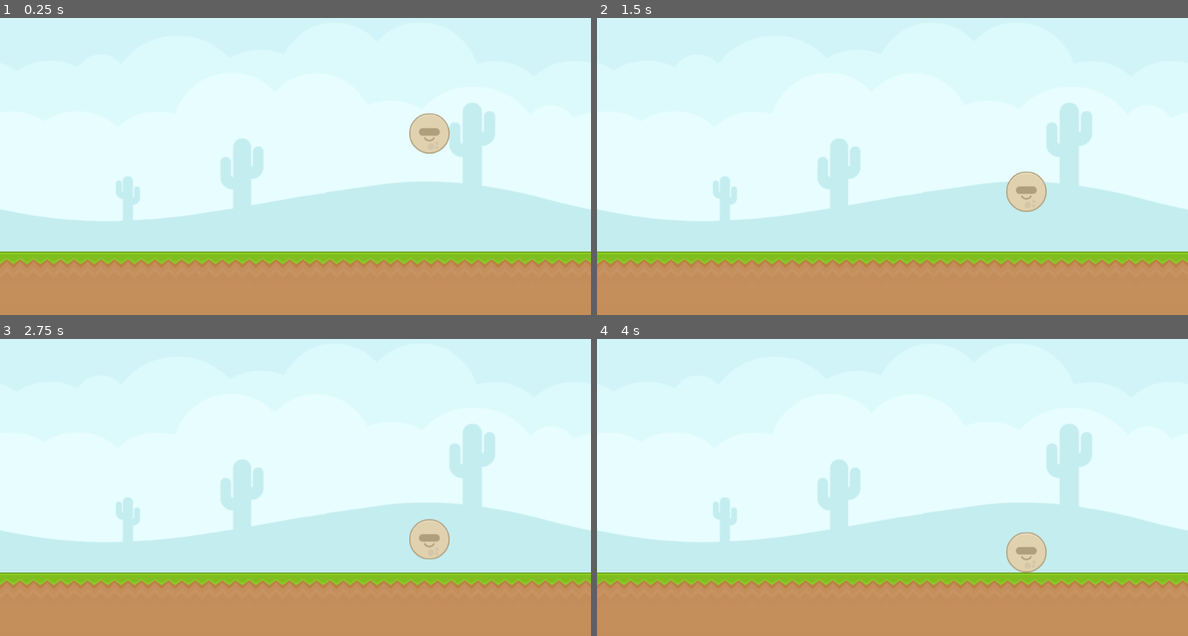
Above: before the commit, frames 1-4 (two rows, left to right).
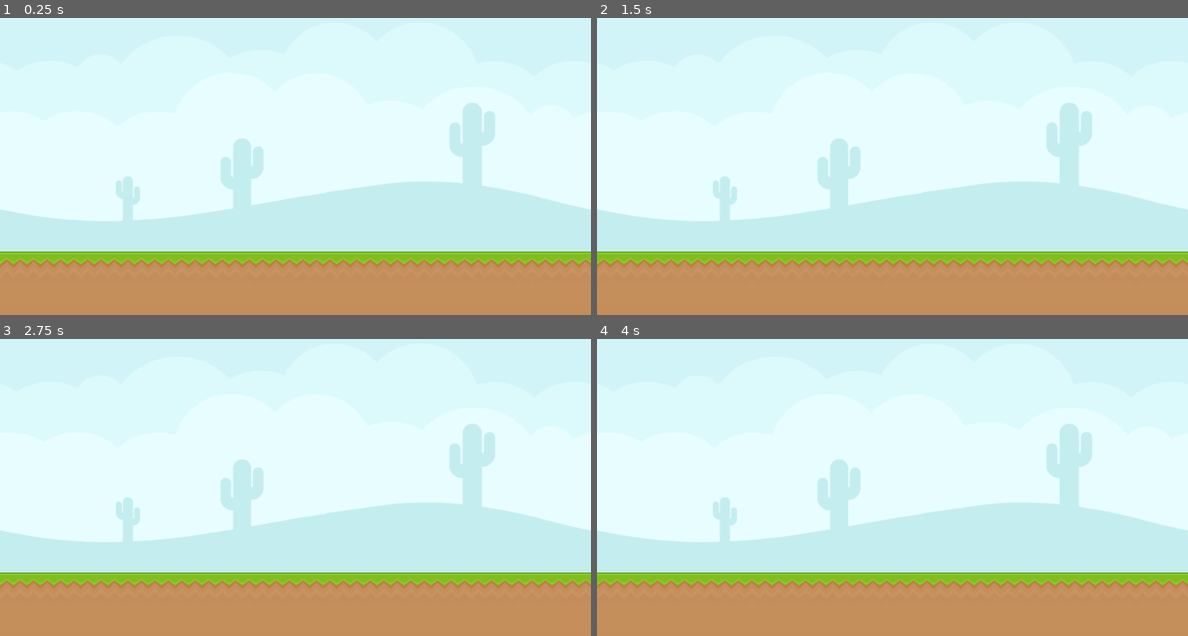
Above: after the commit, the same moments.

Repository: kleimaj/slingshot
Game: Godot game, scene res://Scenes/Level.tscn
Same seed, same stepped clock (60 frames per second), same inputs: the game is played once before the commit and once after it.
Inputs (mouse positions are in pixels of both pictures, inside the frame that each line leads up to):
- Up to frame 1 (0.25 s): no input
- Up to frame 2 (1.5 s): move the mouse to (1022, 124) at 0.52 s; click (1022, 124) at 0.67 s; drag from (774, 160) to (862, 211) at 1.27 s
- Up to frame 3 (2.75 s): move the mouse to (354, 386) at 2.02 s; click (354, 386) at 2.17 s
- Up to frame 4 (4 s): tap Enter at 2.75 s; drag from (862, 532) to (715, 410) at 2.77 s; move the mouse to (1069, 514) at 3.52 s; click (1069, 514) at 3.67 s

The runs differ from the first frame. In frame 1, 0.8% of the frame differs, in the area x 69-77%, y 32-46%; in frame 2, 0.8%; in frame 3, 0.8%; in frame 4, 0.8%.

Commit message:
refactors Slingshot and protoype

Diff:
--- /dev/null
+++ b/Objects/Slingshot.tscn
@@ -0,0 +1,7 @@
+[gd_scene load_steps=2 format=2]
+
+[ext_resource path="res://GFX/slingshot.png" type="Texture" id=1]
+
+[node name="Slingshot" type="Sprite"]
+texture = ExtResource( 1 )
+centered = false
--- a/Scenes/Level.tscn
+++ b/Scenes/Level.tscn
@@ -76,17 +76,26 @@
 
 [node name="Level" type="Node"]
 
-[node name="Background" type="Sprite" parent="."]
+[node name="Enemy" parent="." instance=ExtResource( 5 )]
+position = Vector2( 744, 282 )
+
+[node name="Environment" type="Node2D" parent="."]
+__meta__ = {
+"_edit_group_": true,
+"_edit_lock_": true
+}
+
+[node name="Background" type="Sprite" parent="Environment"]
 position = Vector2( 653.89, 250.888 )
 texture = ExtResource( 2 )
 offset = Vector2( -601.099, 0 )
 
-[node name="Background2" type="Sprite" parent="."]
+[node name="Background2" type="Sprite" parent="Environment"]
 position = Vector2( 1677.56, 251.333 )
 texture = ExtResource( 2 )
 offset = Vector2( -601.099, 0 )
 
-[node name="TileMap" type="TileMap" parent="."]
+[node name="TileMap" type="TileMap" parent="Environment"]
 tile_set = SubResource( 1 )
 cell_size = Vector2( 70, 70 )
 collision_friction = 0.9
@@ -94,10 +103,7 @@
 format = 1
 tile_data = PoolIntArray( 458752, 0, 0, 458753, 0, 0, 458754, 0, 0, 458755, 0, 0, 458756, 0, 0, 458757, 0, 0, 458758, 0 …(355 unchanged characters)…
 
-[node name="TerrainCover" type="Sprite" parent="."]
+[node name="TerrainCover" type="Sprite" parent="Environment"]
 position = Vector2( 560.005, 549.233 )
 scale = Vector2( 17.492, 1 )
 texture = ExtResource( 4 )
-
-[node name="Enemy" parent="." instance=ExtResource( 5 )]
-position = Vector2( 744, 282 )
--- a/Scenes/Slingshot.tscn
+++ b/Scenes/PrototypeSlingshot.tscn
@@ -1,8 +1,9 @@
-[gd_scene load_steps=6 format=2]
+[gd_scene load_steps=7 format=2]
 
-[ext_resource path="res://Scripts/Slingshot.gd" type="Script" id=1]
-[ext_resource path="res://Scripts/Projectile.gd" type="Script" id=2]
+[ext_resource path="res://Scripts/Projectile.gd" type="Script" id=1]
+[ext_resource path="res://Scripts/Slingshot.gd" type="Script" id=2]
 [ext_resource path="res://Sprites/pill_1.png" type="Texture" id=3]
+[ext_resource path="res://Objects/Slingshot.tscn" type="PackedScene" id=4]
 
 [sub_resource type="CapsuleShape2D" id=1]
 radius = 61.1049
@@ -14,10 +15,13 @@
 [node name="Root" type="Node2D"]
 
 [node name="Projectile" type="RigidBody2D" parent="."]
-position = Vector2( 1118.57, -65.0688 )
+position = Vector2( 1127.06, -79.211 )
 input_pickable = true
 mode = 1
-script = ExtResource( 2 )
+script = ExtResource( 1 )
+__meta__ = {
+"_edit_group_": true
+}
 
 [node name="Sprite" type="Sprite" parent="Projectile"]
 position = Vector2( 6.76448, 1.58001 )
@@ -44,13 +48,6 @@
 drag_margin_top = 1.0
 drag_margin_right = 1.0
 drag_margin_bottom = 1.0
-
-[node name="RubberBand" type="Line2D" parent="."]
-position = Vector2( 1116.29, -67.0894 )
-points = PoolVector2Array( 0, 0, 0, 0 )
-width = 4.0
-default_color = Color( 0.4, 0.501961, 1, 1 )
-script = ExtResource( 1 )
 
 [node name="GUI" type="CanvasLayer" parent="."]
 
@@ -79,5 +76,14 @@
 [node name="CollisionShape2D" type="CollisionShape2D" parent="Floor/StaticBody2D"]
 position = Vector2( 1599.29, 16.2422 )
 shape = SubResource( 2 )
+
+[node name="Slingshot" parent="." instance=ExtResource( 4 )]
+
+[node name="RubberBand" type="Line2D" parent="."]
+position = Vector2( 1116.29, -67.0894 )
+points = PoolVector2Array( 0, 0, 0, 0 )
+width = 4.0
+default_color = Color( 0.4, 0.501961, 1, 1 )
+script = ExtResource( 2 )
 [connection signal="released" from="Projectile" to="RubberBand" method="_on_Projectile_released"]
 [connection signal="pressed" from="GUI/Button" to="Projectile" method="_on_Button_pressed"]
Not shown, changed: GFX/elastic-cover.png.import
Not shown, changed: GFX/elastic-pad.png.import
Not shown, changed: GFX/kenney2/explosion/regularExplosion03.png.import
Not shown, changed: GFX/kenney2/explosion/regularExplosion04.png.import
Not shown, changed: GFX/kenney2/explosion/regularExplosion05.png.import
Not shown, changed: GFX/kenney2/explosion/regularExplosion06.png.import
Not shown, changed: GFX/kenney2/explosion/regularExplosion07.png.import
Not shown, changed: GFX/kenney2/gui/blue_button02.png.import
Not shown, changed: GFX/kenney2/gui/green_button02.png.import
Not shown, changed: GFX/kenney2/gui/panel.png.import
Not shown, changed: GFX/kenney2/icons/audioOff.png.import
